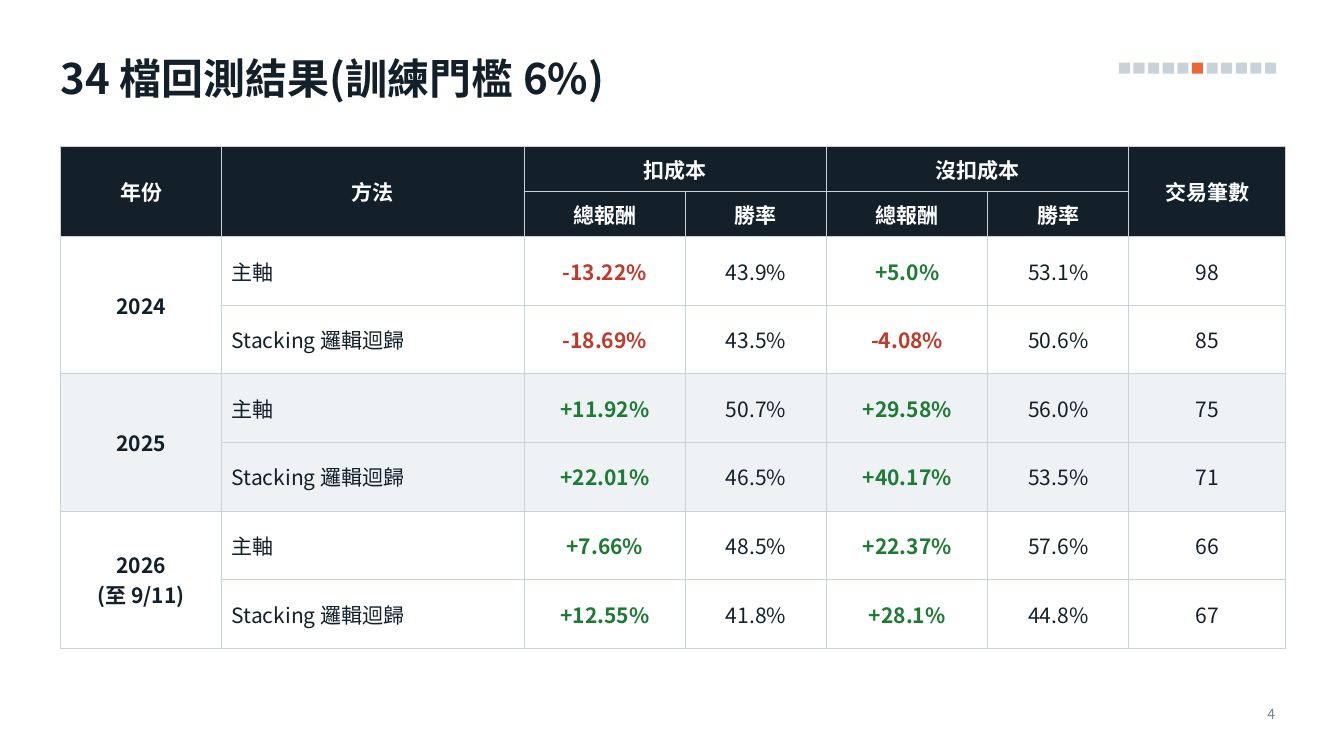
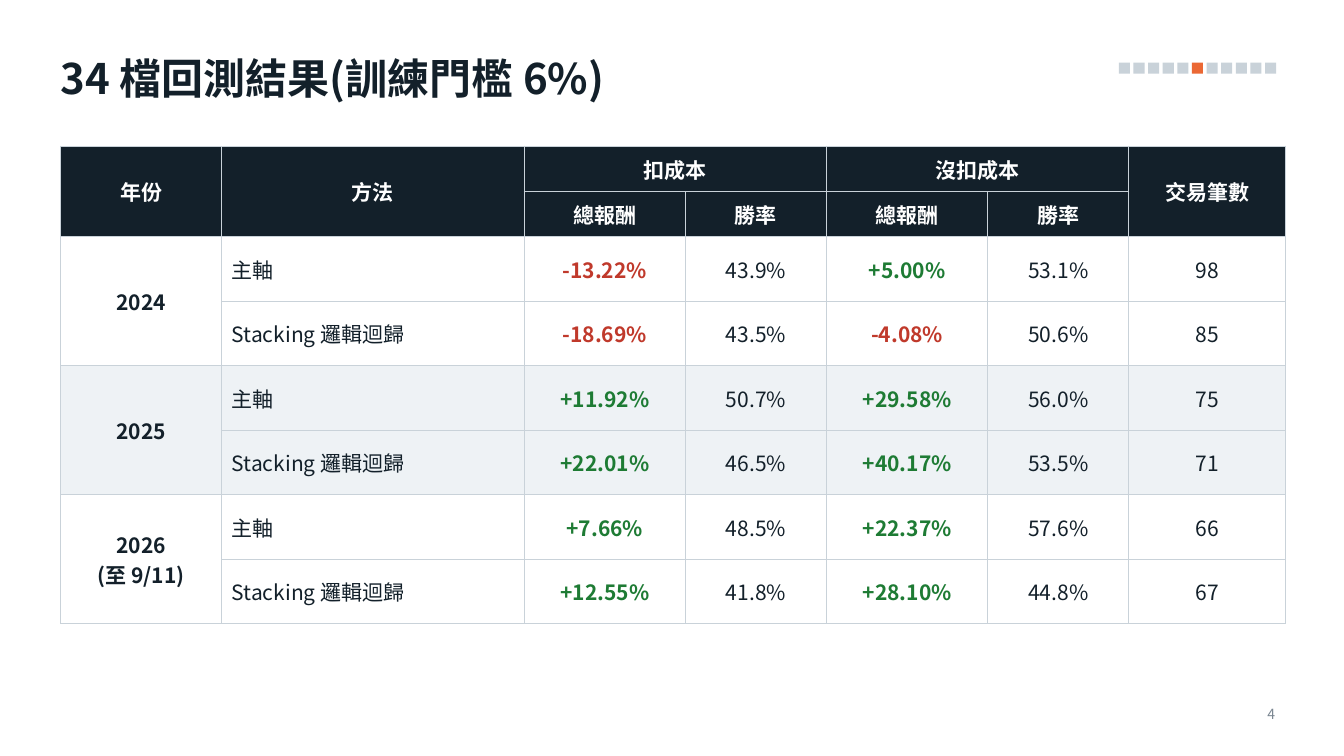
Before and after one commit to alextixu/fcukproject, a slide deck: slide 4 of method_kline_peak/report/kline_peak_report.pptx. Drawn at 1344x756 pixels with LibreOffice and Linux fonts; fonts in the diff are those of the drawing. Boxes give left, top, right and bottom in pixels: in the first picture for what was removed or moved away, otherwise in the second. Text is boxed around its words. In the diff, an @@ line names an element or a change of style, - is before the commit and + after.

```diff
--- a/method_kline_peak/report/kline_peak_report.pptx
+++ b/method_kline_peak/report/kline_peak_report.pptx
@@ table at [60,146,1286,609] @@
-row 3, column 5: +5.0%
+row 3, column 5: +5.00%
-row 8, column 5: +28.1%
+row 8, column 5: +28.10%
```
Also in this commit, not shown: 3 other slides changed, 1 other file.
